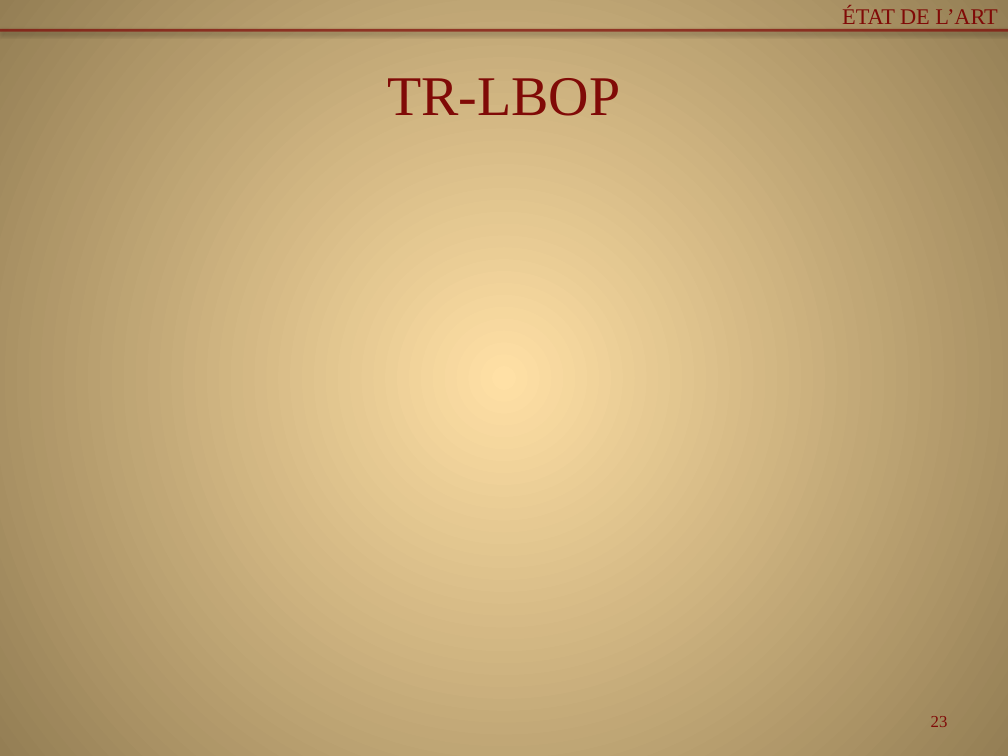
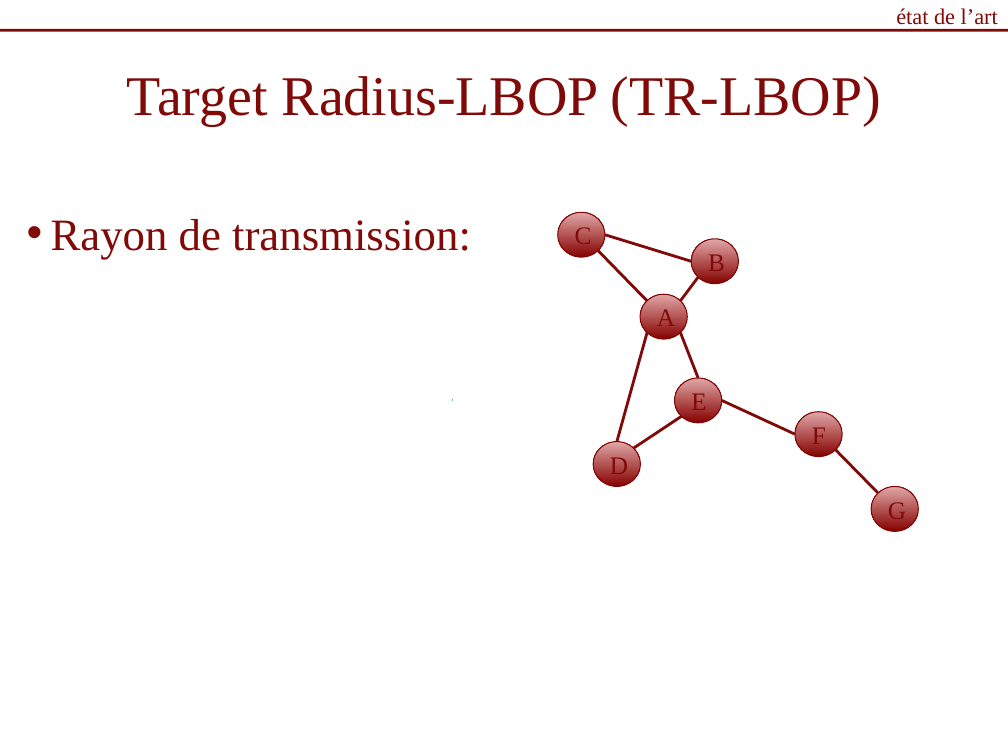
Before and after one commit to Patre/Energy-saving-in-sensors--networks, a slide deck: slide 27 of Redaction/pres.pptx (slide 23 before the commit). Drawn at 1008x756 pixels with LibreOffice and Linux fonts; fonts in the diff are those of the drawing. Boxes give left, top, right and bottom in pixels: in the first picture for what was removed or moved away, otherwise in the second. Text is boxed around its words. In the diff, an @@ line names an element or a change of style, - is before the commit and + after.

```diff
--- a/Redaction/pres.pptx
+++ b/Redaction/pres.pptx
@@ background gradient #FFDFA6 to #957E54 to #FFFFFF @@
@@ text at (x1=896, y1=8, x2=998, y2=25): text changed @@
-ÉTAT DE L’ART
+état de l’art
@@ line (0, 30) - (1008, 30): stroke #800A07 2 pt to #800A07 2.01 pt @@
@@ text at (x1=127, y1=76, x2=881, y2=126): text changed @@
-TR-LBOP
+Target Radius-LBOP (TR-LBOP)
@@ ellipse added at (x1=453, y1=167, x2=944, y2=633), outline #46AAC4 0.74 pt @@
@@ text added at (x1=51, y1=219, x2=471, y2=259), 32 pt, text #800A07 @@
+• Rayon de transmission:
@@ ellipse added at (x1=557, y1=213, x2=605, y2=257), fill gradient #860200 to #E0A8A8, outline #800603 0.74 pt, 18 pt, text #800A07 @@
+C
@@ line added from (691, 261) to (605, 235), #800A07 2.01 pt @@
@@ ellipse added at (x1=691, y1=239, x2=739, y2=283), fill gradient #860200 to #E0A8A8, outline #800603 0.74 pt, 18 pt, text #800A07 @@
+B
@@ line added from (598, 251) to (647, 300), #800A07 2.01 pt @@
@@ ellipse added at (x1=640, y1=294, x2=687, y2=339), fill gradient #860200 to #E0A8A8, outline #800603 0.74 pt, 18 pt, text #800A07 @@
+A
@@ line added from (680, 300) to (699, 277), #800A07 2.01 pt @@
@@ line added from (647, 333) to (617, 442), #800A07 2.01 pt @@
@@ line added from (680, 333) to (699, 378), #800A07 2.01 pt @@
@@ ellipse added at (x1=674, y1=378, x2=722, y2=422), fill gradient #860200 to #E0A8A8, outline #800603 0.74 pt, 18 pt, text #800A07 @@
+E
@@ line added from (634, 449) to (681, 416), #800A07 2.01 pt @@
@@ line added from (722, 400) to (795, 434), #800A07 2.01 pt @@
@@ ellipse added at (x1=795, y1=412, x2=843, y2=457), fill gradient #860200 to #E0A8A8, outline #800603 0.74 pt, 18 pt, text #800A07 @@
+F
@@ ellipse added at (x1=594, y1=442, x2=641, y2=486), fill gradient #860200 to #E0A8A8, outline #800603 0.74 pt, 18 pt, text #800A07 @@
+D
@@ line added from (836, 450) to (878, 493), #800A07 2.01 pt @@
@@ ellipse added at (x1=871, y1=487, x2=918, y2=531), fill gradient #860200 to #E0A8A8, outline #800603 0.74 pt, 18 pt, text #800A07 @@
+G
@@ page number removed at (x1=931, y1=716, x2=948, y2=727) @@
-23
```
Also in this commit, not shown: 28 other slides changed, 8 slides added, 1 slide removed.
